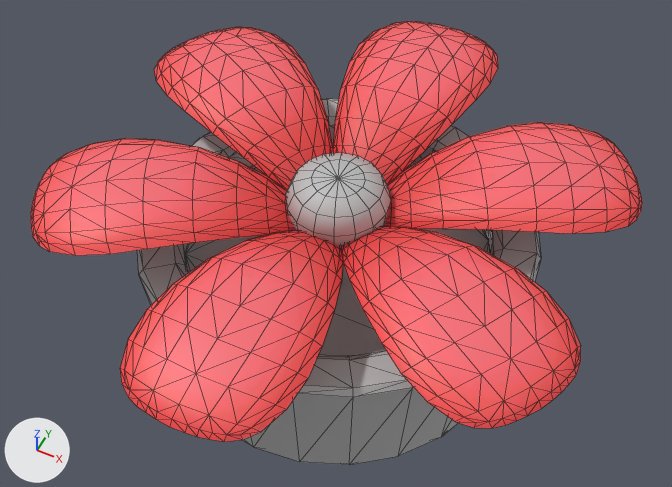
Before and after pictures for a commit that changed the FBX model Assets/GameAssets/Models/Flower_Red.fbx.
Both versions are drawn from a camera (50 mm lens) standing at (0.0764, -0.154, 0.224) and looking at (-0.0009, 0.0006, 0.0308). Every picture has the same lights, and +X, +Y and +Z are marked at lower left. Mesh edges are drawn as thin lines. Where no turn or scale is listed for an object, it has been applied to the vertices. Vertices at the same position are counted once.

Before the edit, the objects in view are built like this:
```python
me_mesh = bpy.data.meshes.new('Mesh')
me_mesh.from_pydata(...)  # 618 vertices, 1008 faces; spans x -0.072..0.072, y -0.079..0.079, z 0.044..0.06
me_mesh.materials.append(mat_lambert6)  # picture img_flower_shape_01_style_01_png
me_mesh_001 = bpy.data.meshes.new('Mesh.001')
me_mesh_001.from_pydata(...)  # 156 vertices, 304 faces; spans x -0.0546..0.0546, y -0.0539..0.0539, z 0.0002..0.04
me_mesh_001.materials.append(mat_lambert1)  # grey #bcbcbc
me_mesh_002 = bpy.data.meshes.new('Mesh.002')
me_mesh_002.from_pydata(...)  # 65 vertices, 64 faces; spans x -0.0139..0.0139, y -0.0139..0.0139, z 0.029..0.0568
me_mesh_002.materials.append(mat_lambert1)  # grey #bcbcbc
ob_flower_pot_0 = bpy.data.objects.new('Flower_Pot_0', me_mesh_001)
ob_flower_pot_0.location = (0.0, 0.0, 0.0)
ob_pcylinder1 = bpy.data.objects.new('pCylinder1', me_mesh_002)
ob_pcylinder1.location = (0.0, 0.0, 0.0)
ob_petal_01__3378_petal_01_6 = bpy.data.objects.new('Petal_01__3378_Petal_01_6', me_mesh)
ob_petal_01__3378_petal_01_6.location = (0.0, 0.0, 0.0)
```
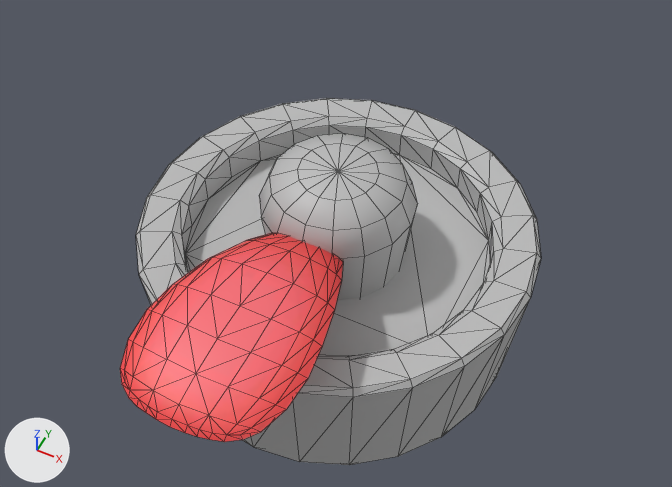
Changed parts and their boxes [x1, y1, x2, y2] in the pictures (672 x 487 px):
'Petal_01__3378_Petal_01_6', reshaped (63% narrower, 50% shorter): before [31, 21, 642, 442]; after [120, 233, 343, 442]
'pCylinder1', mesh rescaled, moved: before [285, 153, 391, 279]; after [259, 133, 418, 300]
part 1 of me_mesh, deleted (red): before [154, 27, 334, 189]
part 2 of me_mesh, deleted (red): before [333, 21, 498, 184]
part 3 of me_mesh, deleted (red): before [384, 122, 642, 234]
part 4 of me_mesh, cut back: before [31, 138, 581, 428]; after [336, 258, 343, 280]
'Flower_Pot_0', unchanged, uncovered by the edit: before [137, 98, 541, 465]; after [136, 98, 541, 465]

Edits to the bpy script that builds the scene:
```text
Change me_mesh:
    used by ob_petal_01__3378_petal_01_6; location = (0.0, 0.0, 0.0)
    remove me_mesh.from_pydata(...)  # 618 vertices, 1008 faces; spans x -0.072..0.072, y -0.079..0.079, z 0.044..0.06
    add me_mesh.from_pydata(...)  # 103 vertices, 168 faces; spans x -0.021..0.021, y -0.079..-0.01, z 0.044..0.06
    me_mesh part 1: the loose piece of 103 vertices spanning x -0.072..-0.006, y 0.0..0.051, z 0.044..0.06 is deleted
    me_mesh part 2: the loose piece of 103 vertices spanning x -0.021..0.021, y 0.01..0.079, z 0.044..0.06 is deleted
    me_mesh part 3: the loose piece of 103 vertices spanning x 0.006..0.072, y 0.0..0.051, z 0.044..0.06 is deleted
    me_mesh part 4
    206 vertices are removed from x -0.072..0.072, y -0.051..0.0, z 0.044..0.06
    345 faces are deleted
    9 new faces join them
Change me_mesh_002:
    where me_mesh_002.from_pydata(...)  # 65 vertices, 64 faces; spans x -0.0139..0.0139, y -0.0139..0.0139, z 0.029..0.0568
    used by ob_pcylinder1; location = (0.0, 0.0, 0.0)
    me_mesh_002 part 5: the whole mesh is scaled about the mesh origin by 1.5
Change ob_pcylinder1:
    ob_pcylinder1.location: (0.0, 0.0, 0.0) -> (0.0, 0.0, -0.0258)
```
